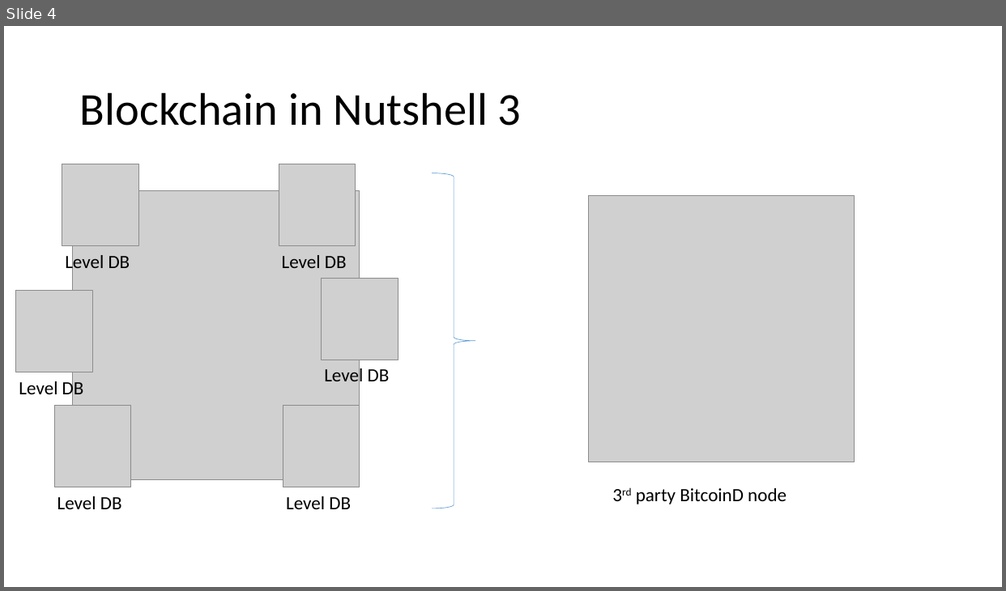
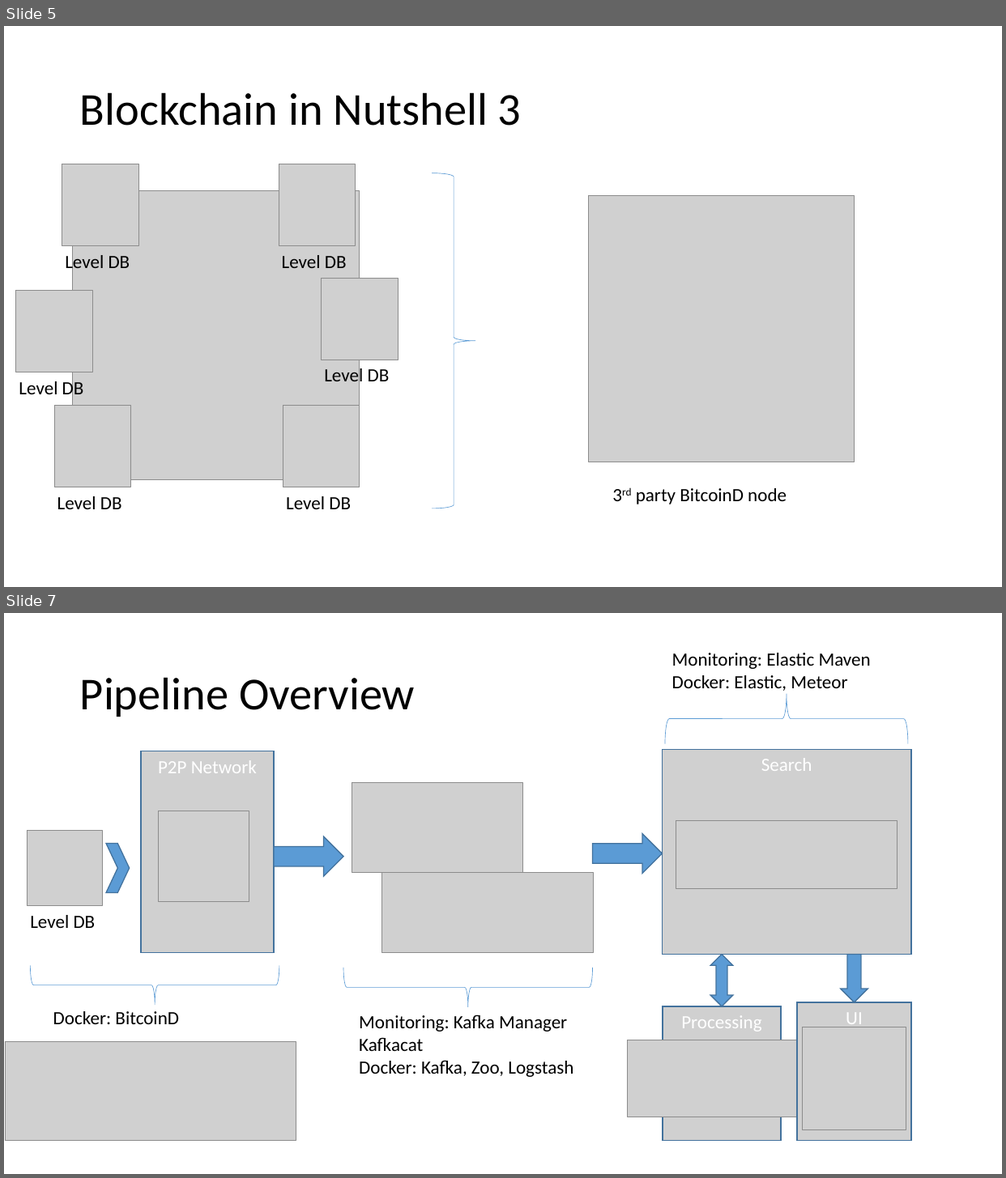
Before and after one commit to igorbarinov/blockchainnow, a slide deck: presentation/blockchain_now.pptx. Shown one above the other, each under a label of ours: slide 4 before the commit, slides 5 and 7 after it; the slides between them are not shown. The pictures are 1006x591 and 1006x1178 pixels, drawn with LibreOffice and Linux fonts; fonts in the diff are those of the drawing; grey boxes stand for pictures; background and template pictures are left out. Boxes give left, top, right and bottom in pixels: in the first picture for what was removed or moved away, otherwise in the second. Text is boxed around its words. In the diff, an @@ line names an element or a change of style, - is before the commit and + after.

```diff
--- a/presentation/blockchain_now.pptx
+++ b/presentation/blockchain_now.pptx
@@ slide 7 added at (4, 613, 1002, 1174), background #FFFFFF @@
@@ text added at (672, 653, 871, 691), 18 pt, text #000000 @@
+Monitoring: Elastic Maven
+Docker: Elastic, Meteor
@@ title added at (80, 677, 415, 717), 44 pt, text #000000 @@
+Pipeline Overview
@@ right brace added at (665, 694, 908, 744), outline #5B9BD5 0.5 pt @@
@@ picture added at (27, 831, 103, 906) @@
@@ picture added at (158, 811, 249, 902) @@
@@ chevron added at (106, 844, 129, 893), fill #5B9BD5, outline #43739E 1 pt @@
@@ text added at (30, 915, 96, 928), 18 pt, text #000000 @@
+Level DB
@@ right brace added at (30, 965, 279, 1005), outline #5B9BD5 0.5 pt @@
@@ right brace added at (343, 968, 592, 1007), outline #5B9BD5 0.5 pt @@
@@ up down arrow added at (710, 954, 733, 1007), fill #5B9BD5, outline #43739E 1 pt @@
@@ down arrow added at (841, 954, 868, 1003), fill #5B9BD5, outline #43739E 1 pt @@
@@ text added at (53, 1012, 179, 1024), 18 pt, text #000000 @@
+Docker: BitcoinD
@@ text added at (359, 1015, 573, 1077), 18 pt, text #000000 @@
+Monitoring: Kafka Manager
+Kafkacat
+Docker: Kafka, Zoo, Logstash
@@ group added at (141, 749, 912, 1141): 8 pictures, 2 right arrows @@
+P2P Network
+Search
+Processing
+UI
@@ picture added at (6, 1042, 296, 1141) @@
@@ picture added at (803, 1027, 906, 1131) @@
@@ what was slide 4 is now slide 5 @@
```
Also in this commit, not shown: 2 slides changed, 1 other slide added, 1 slide removed, 8 other files.
